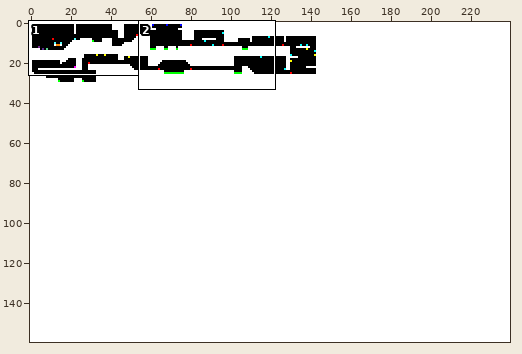
File history of a sprite sheet, android/assets/data/levels.png. The picture above shows the old version from afar; the outline marks the close-up.
Close-up. As it was:
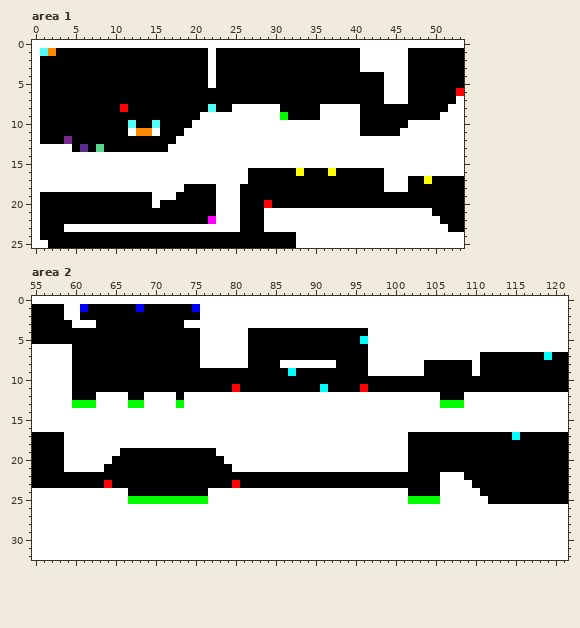
The file is 240x160 pixels. Colours within 5 levels of each other are drawn and written as one. Shown: area 1: x 0..53, y 0..25; area 2: x 55..121, y 0..32. The commit also changed other parts of the picture, which this record leaves out.
New version:
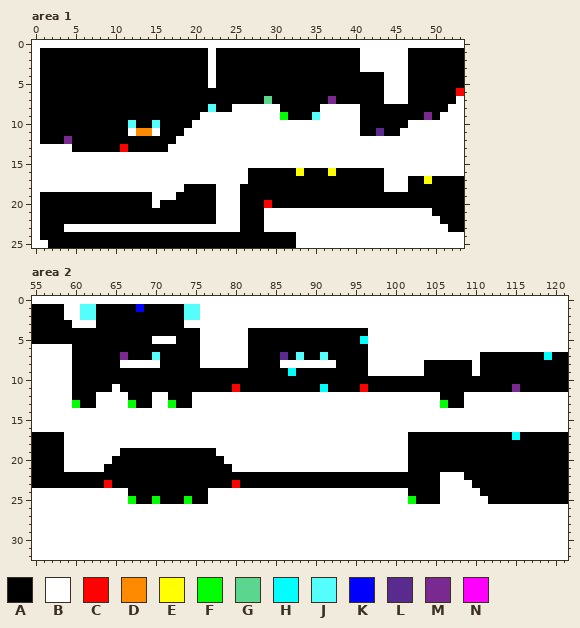
Palette (. is transparent): A #000000  B #ffffff  C #ff0100  D #ff8a00  E #ffff00  F #00ff00  G #5ad68f  H #00ffff  J #54fefc  K #0000ff  L #5a2b8f  M #7a2991  N #ff00ff
From old to new:
Area 1:
y 1: x 1..2 JD -> AA
y 7: x 29 A -> G; x 37 A -> M
y 8: x 11 C -> A
y 9: x 35 A -> J; x 49 A -> M
y 11: x 43 A -> L
y 13: x 6 L -> A; x 8 G -> A; x 11 A -> C
y 22: x 22 N -> A
Area 2:
y 1: x 61..62 KA -> JJ; x 74..75 AK -> JJ
y 2: x 61..62 AA -> JJ; x 74..75 AA -> JJ
y 5: x 70..72 AAA -> BBB
y 7: x 66 A -> M; x 70 A -> J; x 86 A -> L; x 88 A -> J; x 91 A -> J
y 8: x 66..70 AAAAA -> BBBBB
y 11: x 65 A -> B; x 115 A -> M
y 12: x 69 B -> A; x 72 B -> A; x 74 B -> A
y 13: x 61..62 FF -> AA; x 68..69 FB -> AA; x 72..74 BFB -> FAA; x 107..108 FF -> AA
y 25: x 68..69 FF -> AA; x 71..73 FFF -> AAA; x 75..76 FF -> AA; x 103..105 FFF -> AAA
